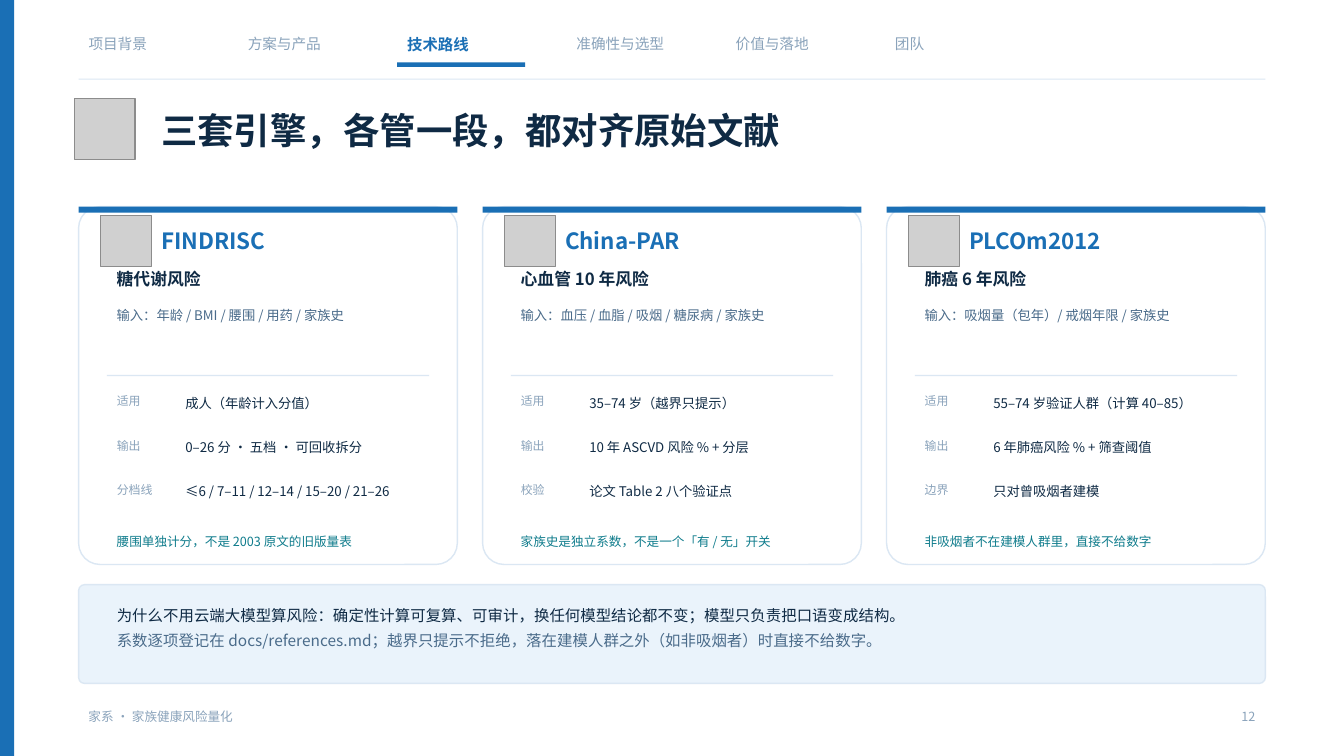
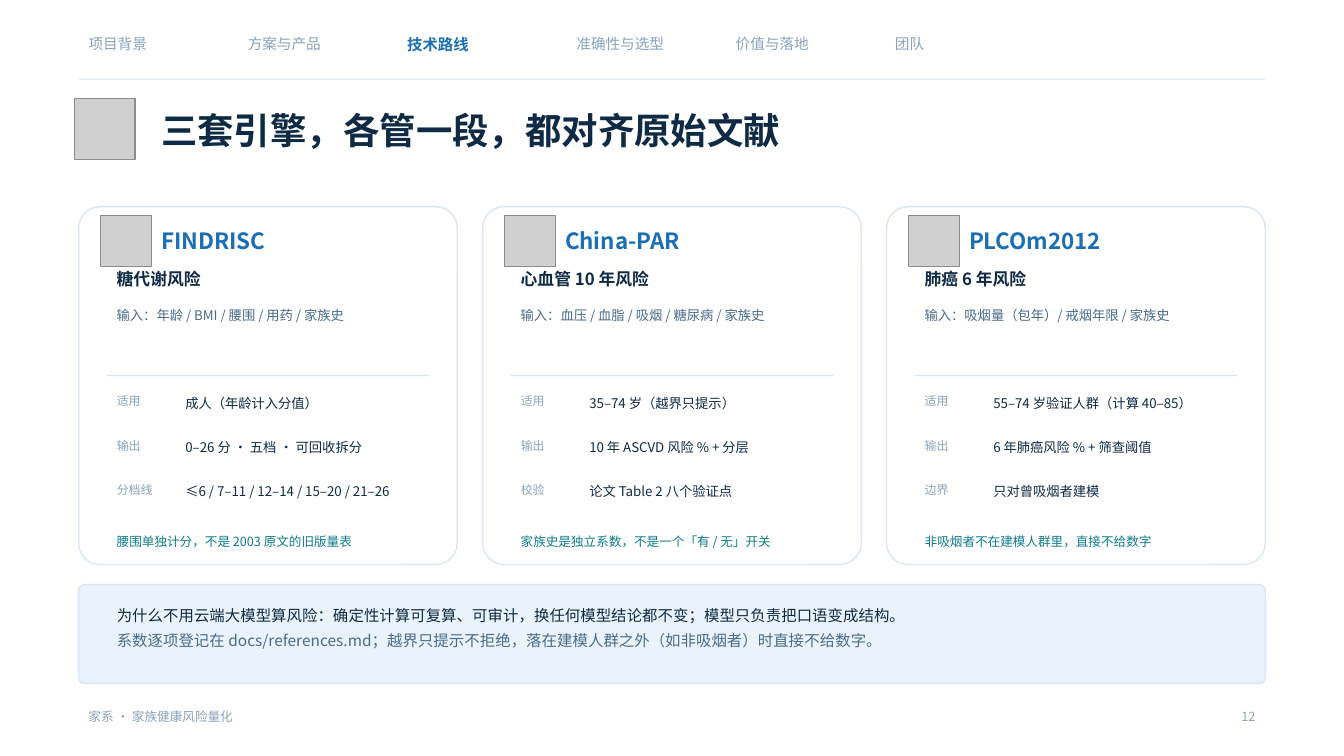
Before and after one commit to NimuStudio/jiaxi, a slide deck: slide 12 of deliverables/家系-答辩-v2.pptx. Drawn at 1344x756 pixels with LibreOffice and Linux fonts; fonts in the diff are those of the drawing; grey boxes stand for pictures; background and template pictures are left out. Boxes give left, top, right and bottom in pixels: in the first picture for what was removed or moved away, otherwise in the second. Text is boxed around its words. In the diff, an @@ line names an element or a change of style, - is before the commit and + after.

```diff
--- a/deliverables/家系-答辩-v2.pptx
+++ b/deliverables/家系-答辩-v2.pptx
@@ rectangle removed at (x1=0, y1=0, x2=14, y2=756) @@
@@ rectangle removed at (x1=397, y1=63, x2=525, y2=67) @@
@@ rectangle removed at (x1=79, y1=207, x2=458, y2=213) @@
@@ rectangle removed at (x1=483, y1=207, x2=862, y2=213) @@
@@ rectangle removed at (x1=887, y1=207, x2=1266, y2=213) @@
```
Also in this commit, not shown: 18 other slides changed, 1 other file.
